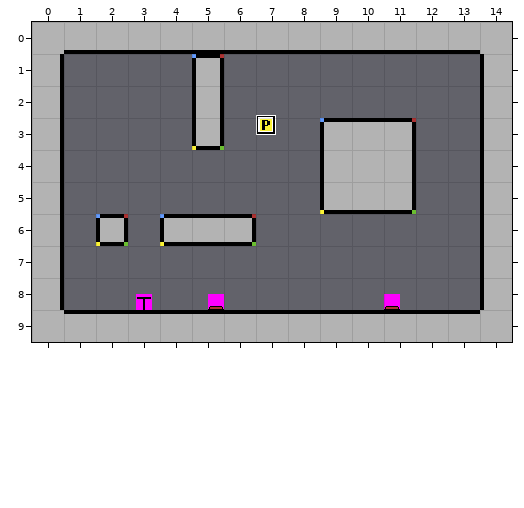
One commit to this Tiled map: Engine/Assest/Map/temp.tmx. The first picture shows the starting point.
Cells are 32x32 px. Shown: x 0..14, y 0..9.
Now the later version:
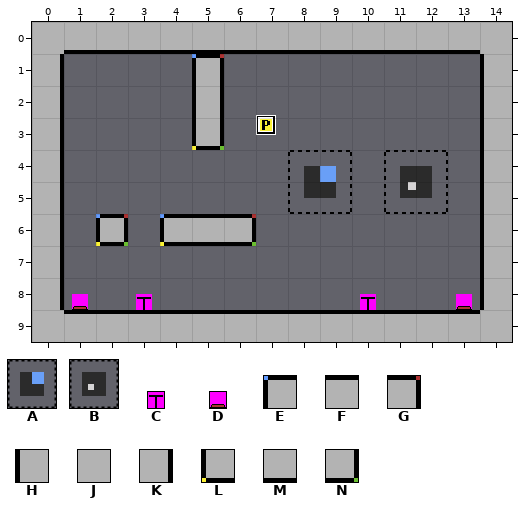
Key: from "GreenBox": A 0, B 2; from "Obj": C 1 "button", D 2 "redButton"; from "Tiled1": E 0, F 1, G 2, H 4, J 5, K 6, L 8, M 9, N 10.
_ is an empty cell.
Objects are placed by their top-left corner, in cells (3,4 is the top-left corner of cell 3,4); size is 1x1 cell unless given.
Tiles of an added or newly shown layer are drawn over the layers below it.
From old to new:
Layer "BackGround":
y 3: x 9..11 EFG -> ___
y 4: x 9..11 HJK -> ___
y 5: x 9..11 LMN -> ___
Layer "Special Tile" (added):
y 5: x 8 _ -> A; x 11 _ -> B
Layer "Object Layer 1":
changed: D "Button1" at 5.5,8.5 size 0.5x0.5 -> D "Button1" at 1.2,8.5 size 0.5x0.5
changed: D "Button2" at 11,8.5 size 0.5x0.5 -> D "Button2" at 13.2,8.5 size 0.5x0.5
added: C "button" at 10.2,8.5 size 0.5x0.5
Boxes around the changes in both pictures, in picture pixels (x1, y1, x2, y2):
changed: (288, 118, 448, 214)
new place: (72, 294, 88, 310)
old place: (208, 294, 224, 310)
added: (360, 294, 376, 310)
old place: (384, 294, 400, 310)
new place: (456, 294, 472, 310)
